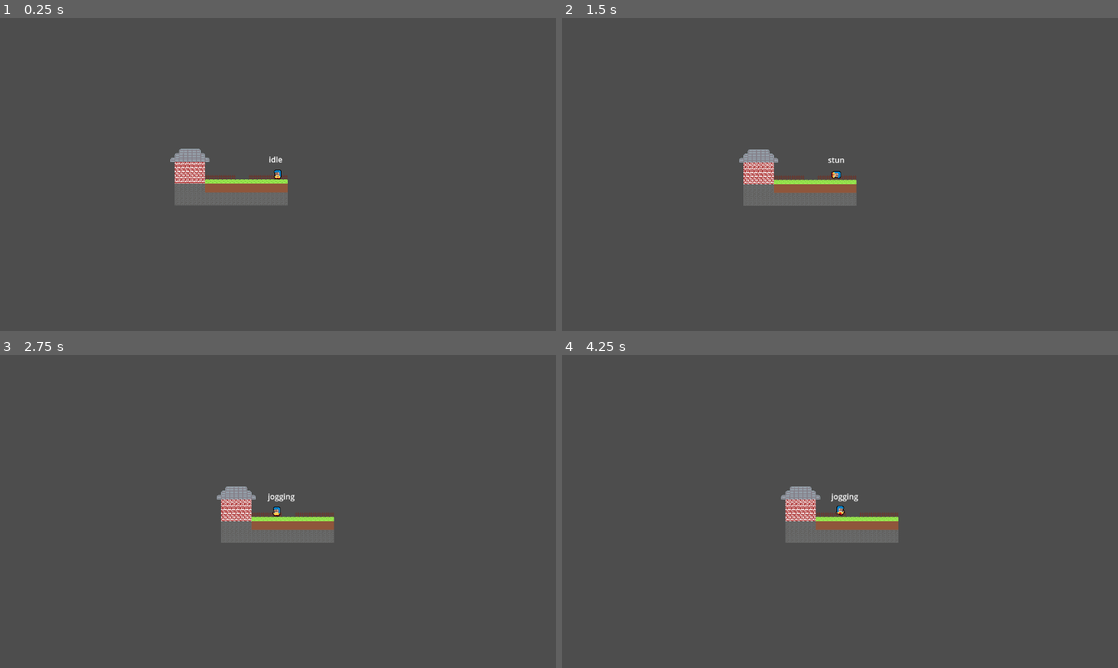
Above: before the commit, frames 1-4 (two rows, left to right).
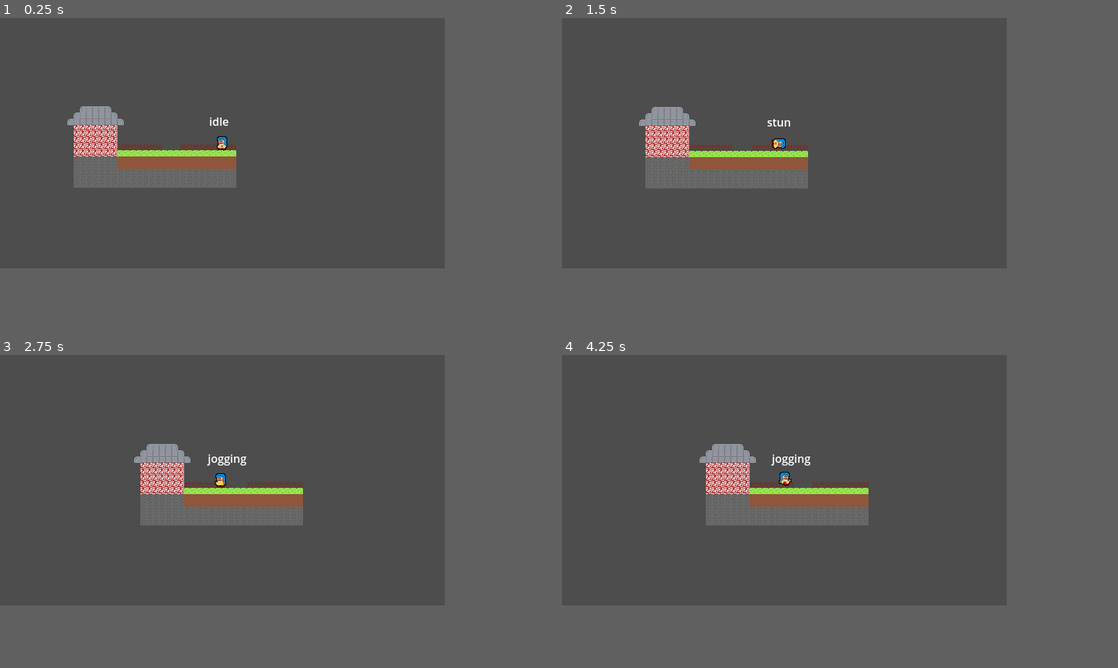
Above: after the commit, the same moments.

Repository: CoolDotty/Can-we-keep-it
Game: Godot game, scene res://Main.tscn
The game is run twice, just before and just after one commit, with the same random seed, the same clock (stepped at 60 frames per second) and the same inputs.
Inputs:
- Up to frame 1 (0.25 s): no input
- Up to frame 2 (1.5 s): hold D (move_right) from 0.53 s (still down); tap Space (jump) at 0.6, 0.77, 1.07, 1.35 s
- Up to frame 3 (2.75 s): tap Space (jump) at 1.52, 1.82, 2.1 s; release D (move_right) at 2.03 s; hold A (move_left) from 2.03 s (still down)
- Up to frame 4 (4.25 s): release A (move_left) at 2.78 s; hold D (move_right) from 2.78 s (still down); tap Space (jump) at 2.85, 3.02, 3.32, 3.6, 3.77, 4.07 s
The window is 800x450 before the commit and 640x360 after it. Grey fills any space a smaller window leaves; there, only what the larger window draws over its background counts as a difference.

The runs differ from the first frame. In frame 1, 5.8% of the frame differs, in the area x 12-52%, y 28-60%; in frame 2, 5.8%, in the area x 13-53%, y 28-60%; in frame 3, 5.8%; in frame 4, 5.8%.

Commit message:
grab da mouse

Diff:
--- a/Main.tscn
+++ b/Main.tscn
@@ -1,8 +1,9 @@
-[gd_scene load_steps=6 format=3 uid="uid://duf2keijulwq1"]
+[gd_scene load_steps=7 format=3 uid="uid://duf2keijulwq1"]
 
 [ext_resource type="PackedScene" uid="uid://rwjo72v4gsim" path="res://scenes/Player/Player.tscn" id="1_wjdv8"]
 [ext_resource type="PackedScene" uid="uid://cp1x400lifuke" path="res://scenes/Tilemap/Tiles.tscn" id="3_hm2xn"]
 [ext_resource type="PackedScene" uid="uid://bv3v5iu8msevs" path="res://scenes/ChaseCamera/ChaseCamera.tscn" id="4_nqlin"]
+[ext_resource type="PackedScene" uid="uid://ckybk2trj1vee" path="res://scenes/Pets/Mouse/Mouse.tscn" id="4_tiwio"]
 
 [sub_resource type="RectangleShape2D" id="RectangleShape2D_mgcyx"]
 size = Vector2(2148.5, 20)
@@ -44,3 +45,6 @@
 
 [node name="ChaseCamera" parent="." node_paths=PackedStringArray("focus") instance=ExtResource("4_nqlin")]
 focus = NodePath("../Player")
+
+[node name="Mouse" parent="." instance=ExtResource("4_tiwio")]
+position = Vector2(-572, 329)
--- a/project.godot
+++ b/project.godot
@@ -22,6 +22,8 @@
 
 [display]
 
+window/size/viewport_width=640
+window/size/viewport_height=360
 window/stretch/mode="viewport"
 
 [editor_plugins]
@@ -54,6 +56,12 @@
 ]
 }
 
+[layer_names]
+
+2d_physics/layer_1="World"
+2d_physics/layer_2="Player"
+2d_physics/layer_3="Pets"
+
 [rendering]
 
 textures/canvas_textures/default_texture_filter=0
--- /dev/null
+++ b/scenes/Pets/Mouse/Mouse.gd
@@ -0,0 +1,45 @@
+extends CharacterBody2D
+
+
+@export var species: String
+@export var nickname: String
+
+@onready var sprite_limbs = $SpriteLimbs
+@onready var sprite_no_limbs = $SpriteNoLimbs
+@onready var collision_shape_2d = $CollisionShape2D
+@onready var feet = $Feet
+
+
+@export var g_top_speed		= 10
+@export var g_decel 		=  100 #ground friction
+
+@export var a_decel 		=  3 #air friction
+
+@export var jump_strength 	= -400
+@export var grav_normal		=  980 #normal gravity, like when move off a ledge
+
+func _ready():
+	self.add_to_group("pets")
+
+
+func _physics_process(delta):
+	if collision_shape_2d.disabled:
+		return
+
+	velocity.x = move_toward(velocity.x, 0, g_decel * delta)
+	velocity.y = move_toward(velocity.y, 400, grav_normal * delta)
+
+	move_and_slide()
+
+
+func pick_up():
+	(func(): collision_shape_2d.disabled = true).call_deferred()
+	velocity = Vector2.ZERO
+
+
+func dodge():
+	velocity += Vector2(jump_strength, 0).rotated(randf_range(0.0, PI))
+
+
+func drop():
+	(func(): collision_shape_2d.disabled = false).call_deferred()
--- a/scenes/Pets/Mouse/Mouse.tscn
+++ b/scenes/Pets/Mouse/Mouse.tscn
@@ -1,14 +1,32 @@
-[gd_scene load_steps=3 format=3 uid="uid://ckybk2trj1vee"]
+[gd_scene load_steps=6 format=3 uid="uid://ckybk2trj1vee"]
 
-[ext_resource type="Script" path="res://scenes/Pets/Pet.gd" id="1_yjn77"]
-[ext_resource type="Texture2D" uid="uid://yqeb8eaex8nd" path="res://Untitled.png" id="2_icqyc"]
+[ext_resource type="Script" path="res://scenes/Pets/Mouse/Mouse.gd" id="1_lruqw"]
+[ext_resource type="Texture2D" uid="uid://s5mxy6purhlu" path="res://scenes/Pets/Mouse/mouse_01.png" id="2_r6eno"]
 
-[node name="Mouse" type="RigidBody2D"]
-script = ExtResource("1_yjn77")
+[sub_resource type="RectangleShape2D" id="RectangleShape2D_3kc0y"]
+size = Vector2(9, 9)
 
-[node name="CollisionPolygon2D" type="CollisionPolygon2D" parent="."]
-polygon = PackedVector2Array(39, -29, 31, -26, 3, -29, -24, -18, -29, 10, -28, 34, -23, 34, -23, 19, -19, 8, -17, 21, -17, 38, -14, 39, -11, 36, -11, 20, -8, -7, 34, -20, 43, -21, 42, -24, 33, -23, 40, -27)
+[sub_resource type="AtlasTexture" id="AtlasTexture_fb7a4"]
+atlas = ExtResource("2_r6eno")
+region = Rect2(0, 0, 27, 27)
 
-[node name="Untitled" type="Sprite2D" parent="."]
-scale = Vector2(0.15, 0.15)
-texture = ExtResource("2_icqyc")
+[sub_resource type="AtlasTexture" id="AtlasTexture_ak85h"]
+atlas = ExtResource("2_r6eno")
+region = Rect2(27, 0, 27, 27)
+
+[node name="Mouse" type="CharacterBody2D"]
+collision_layer = 4
+script = ExtResource("1_lruqw")
+
+[node name="CollisionShape2D" type="CollisionShape2D" parent="."]
+shape = SubResource("RectangleShape2D_3kc0y")
+
+[node name="SpriteLimbs" type="Sprite2D" parent="."]
+texture = SubResource("AtlasTexture_fb7a4")
+
+[node name="SpriteNoLimbs" type="Sprite2D" parent="."]
+visible = false
+texture = SubResource("AtlasTexture_ak85h")
+
+[node name="Feet" type="Node2D" parent="."]
+position = Vector2(0, 5)
--- a/scenes/Pets/Pet.gd
+++ b/scenes/Pets/Pet.gd
@@ -1,5 +1,8 @@
-extends RigidBody2D
+extends Node2D
+class_name Pet
 
 
 @export var species: String
 @export var nickname: String
+@export var spr: AtlasTexture
+@export var spr_limbless: AtlasTexture
--- /dev/null
+++ b/scenes/Pets/PetBase.tscn
@@ -0,0 +1,3 @@
+[gd_scene format=3 uid="uid://bijnmycfqtuo5"]
+
+[node name="PetBase" type="Node2D"]
--- a/scenes/Player/Player.gd
+++ b/scenes/Player/Player.gd
@@ -33,6 +33,9 @@
 @onready var turbo_timer = $TurboTimer
 @onready var stun_timer = $StunTimer
 @onready var player_sprite = $FollowParent2D/Player
+@onready var hand = $FollowParent2D/Player/Hand
+@onready var feet = $Feet
+
 
 var direction = 1
 
@@ -128,29 +131,6 @@
 		prev_player_state = player_state
 		print(MoveState.keys()[player_state])
 
-	## Add the gravity.
-	#if not is_on_floor():
-		#velocity.y += grav_on_jump * delta
-#
-	## Handle jump.
-	#if Input.is_action_just_pressed("jump"):
-		##velocity.y = JUMP_VELOCITY
-		#if is_on_floor() :
-			#velocity.y = jump_strength
-		##else :
-		##	velocity.y += grav_on_jump
-	## Get the input direction and handle the movement/deceleration.
-	## As good practice, you should replace UI actions with custom gameplay actions.
-	#var direction = Input.get_axis("move_left", "move_right")
-#
-	#if direction :
-		#velocity.x = move_toward(velocity.x, direction*g_top_speed, g_forward_speed)
-		#print(velocity.x)
-#
-	#else:
-		#velocity.x = move_toward(velocity.x, 0, 10)
-#
-	#move_and_slide()
 
 func on_ground(delta, isEntering: bool) -> void:
 	if (isEntering):
@@ -417,6 +397,7 @@
 		stun_timer.start()
 		velocity.y = -300
 		velocity.x = 300
+		drop_hand()
 
 	velocity.x = move_toward(velocity.x, 0, g_decel)
 	velocity.y = move_toward(velocity.y, max_fall_speed, grav_on_fall * delta)
@@ -435,3 +416,33 @@
 		else:
 			player_state = MoveState.skidding
 		return
+
+func drop_hand():
+	if hand_is_empty():
+		return
+	var pet = hand.get_child(0)
+	var gpos = pet.global_position
+	pet.get_parent().remove_child(pet)
+	pet.position = gpos
+	pet.velocity = velocity
+	pet.drop()
+	(func(): get_parent().add_child(pet)).call_deferred()
+
+
+func hand_is_empty() -> bool:
+	return hand.get_child_count() == 0
+
+func _on_grabbox_body_entered(body):
+	if body.is_in_group("pets"):
+		if player_state == MoveState.stun:
+			return
+		var pet = body
+		# Empty hand and player is higher than pet
+		print(feet.global_position.y, '<', pet.feet.global_position.y)
+		if hand_is_empty() and feet.global_position.y < pet.feet.global_position.y:
+			pet.get_parent().remove_child(pet)
+			pet.pick_up()
+			pet.position = Vector2.ZERO
+			(func(): hand.add_child(pet)).call_deferred()
+		else:
+			pet.dodge();
--- a/scenes/Player/Player.tscn
+++ b/scenes/Player/Player.tscn
@@ -66,7 +66,11 @@
 "speed": 15.0
 }]
 
+[sub_resource type="RectangleShape2D" id="RectangleShape2D_fnku6"]
+size = Vector2(26, 24)
+
 [node name="Player" type="CharacterBody2D"]
+collision_layer = 2
 script = ExtResource("1_ynfev")
 
 [node name="CollisionShape2D" type="CollisionShape2D" parent="."]
@@ -82,7 +86,11 @@
 material = SubResource("ShaderMaterial_2mjv4")
 sprite_frames = SubResource("SpriteFrames_mjjow")
 animation = &"Turbo"
-frame_progress = 0.848578
+frame_progress = 0.93743
+
+[node name="Hand" type="Node2D" parent="FollowParent2D/Player"]
+z_index = 1
+position = Vector2(-13, 0)
 
 [node name="JumpHoldTimer" type="Timer" parent="."]
 wait_time = 0.5
@@ -100,3 +108,17 @@
 
 [node name="StunTimer" type="Timer" parent="."]
 one_shot = true
+
+[node name="Grabbox" type="Area2D" parent="."]
+collision_layer = 2
+collision_mask = 4
+
+[node name="CollisionShape2D" type="CollisionShape2D" parent="Grabbox"]
+position = Vector2(0, -1)
+shape = SubResource("RectangleShape2D_fnku6")
+debug_color = Color(0.956863, 0, 0.537255, 0.419608)
+
+[node name="Feet" type="Node2D" parent="."]
+position = Vector2(0, 12)
+
+[connection signal="body_entered" from="Grabbox" to="." method="_on_grabbox_body_entered"]
Binary file added: assets/animals_spritesheet_draft_01.png
Not shown, added: assets/animals_spritesheet_draft_01.png.import
Binary file added: assets/cat_01.png
Not shown, added: assets/cat_01.png.import
Binary file added: assets/dog_01.png
Not shown, added: assets/dog_01.png.import
Binary file added: assets/fred_01.png
Not shown, added: assets/fred_01.png.import
Binary file added: assets/gerraff_J_01.png
Not shown, added: assets/gerraff_J_01.png.import
Binary file added: assets/gerraff_L_01.png
Not shown, added: assets/gerraff_L_01.png.import
(and 11 more such lines)
